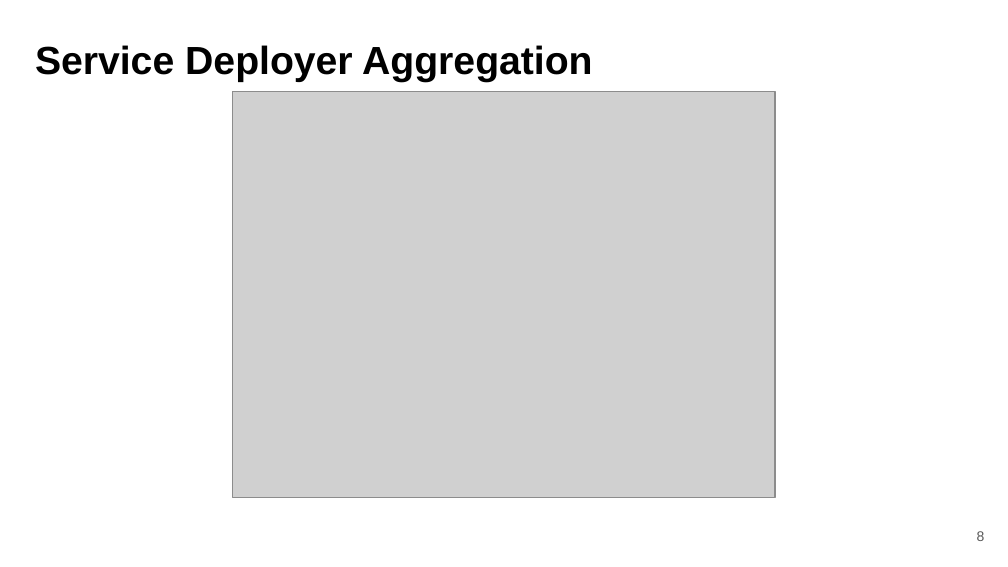
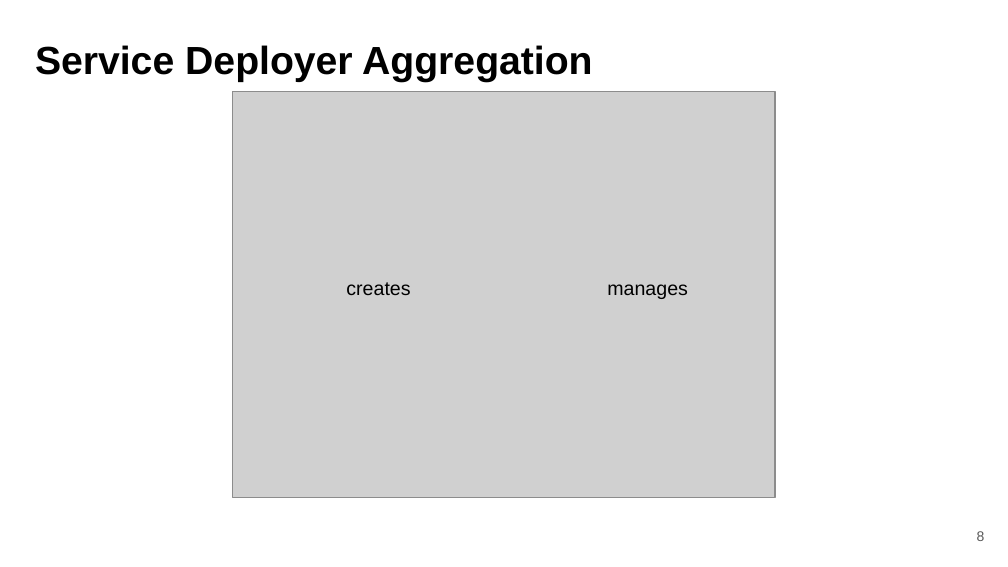
Before and after one commit to fanglores/Advanced-Software-Design, a slide deck: slide 8 of PracticeTasks/Module2/Task_9/Task 9. Domain decomposition.pptx. Drawn at 1008x567 pixels with LibreOffice and Linux fonts; fonts in the diff are those of the drawing; grey boxes stand for pictures. Boxes give left, top, right and bottom in pixels: in the first picture for what was removed or moved away, otherwise in the second. Text is boxed around its words. In the diff, an @@ line names an element or a change of style, - is before the commit and + after.

```diff
--- a/PracticeTasks/Module2/Task_9/Task 9. Domain decomposition.pptx
+++ b/PracticeTasks/Module2/Task_9/Task 9. Domain decomposition.pptx
@@ text added at box(346, 282, 410, 295), 14 pt, text #000000 @@
+creates
@@ text added at box(607, 284, 688, 299), 14 pt, text #000000 @@
+manages
```
Also in this commit, not shown: 3 other slides changed, 1 other file.
